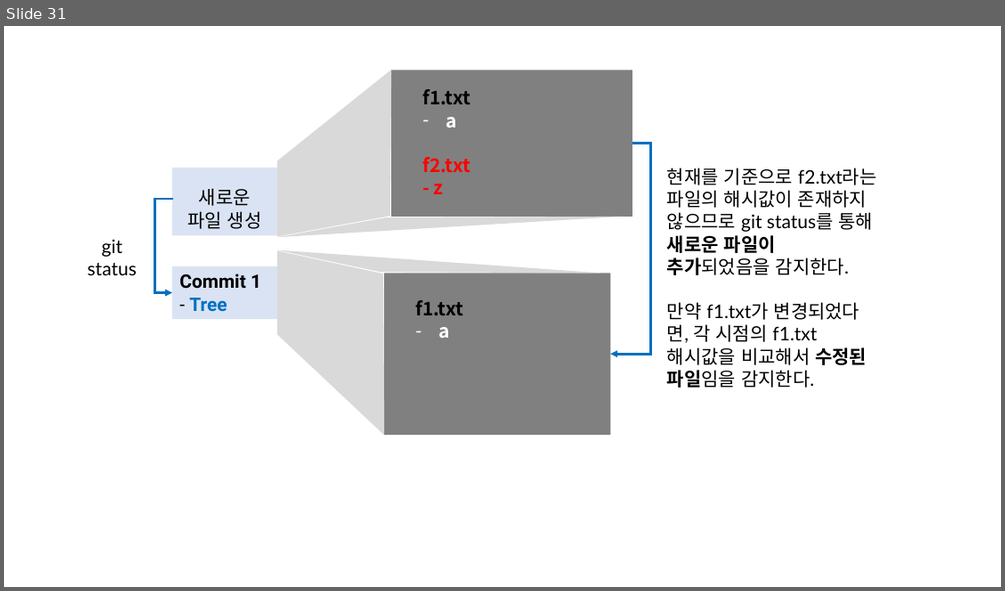
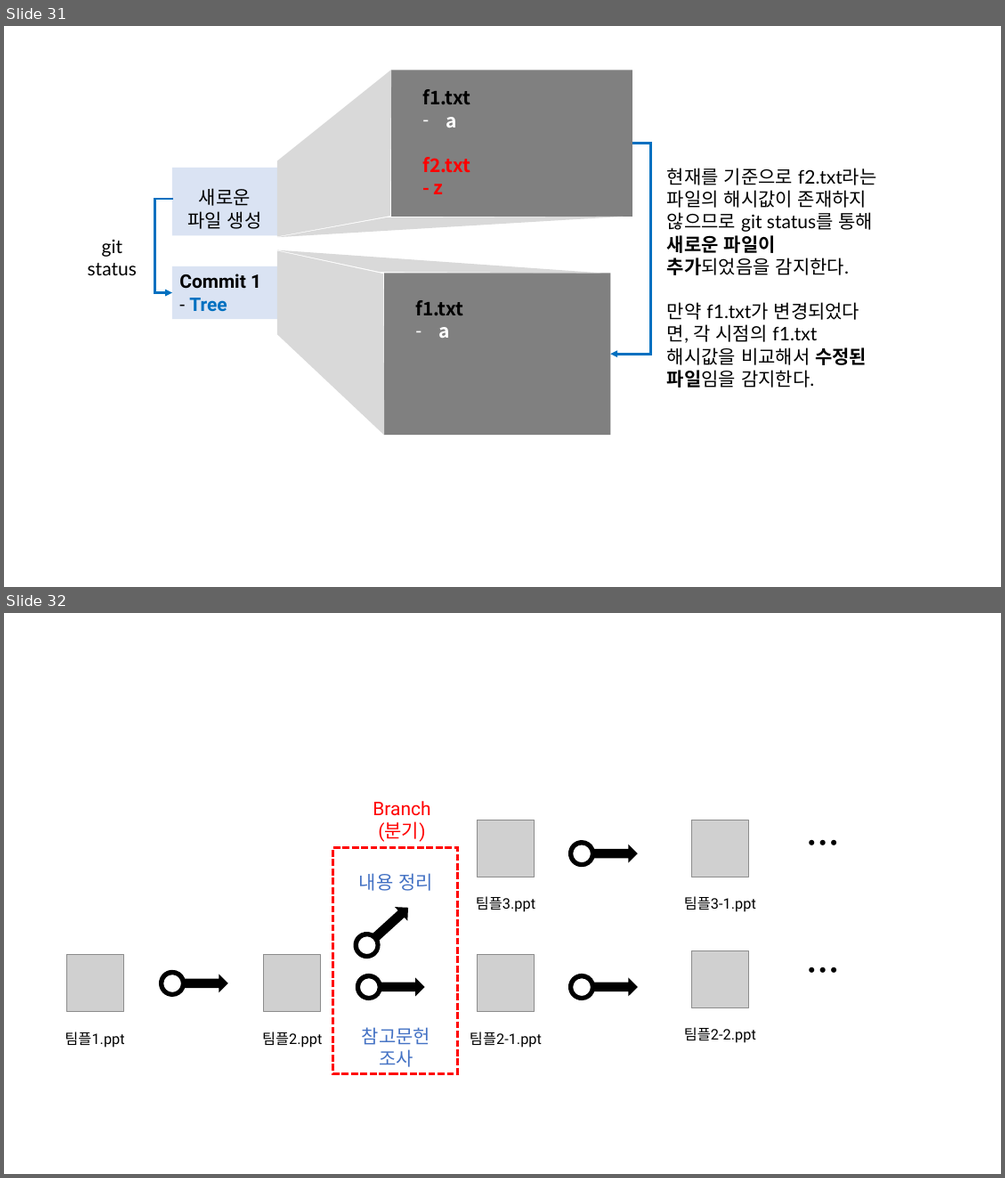
Before and after one commit to Han-Joon-Hyeok/TIL, a slide deck: Git/images/images.pptx. Shown one above the other, each under a label of ours: slide 31 before the commit, slides 31 and 32 after it. The pictures are 1005x591 and 1005x1178 pixels, drawn with LibreOffice and Linux fonts; fonts in the diff are those of the drawing; grey boxes stand for pictures. Boxes give left, top, right and bottom in pixels: in the first picture for what was removed or moved away, otherwise in the second. Text is boxed around its words. In the diff, an @@ line names an element or a change of style, - is before the commit and + after.

Commit message:
Docs : branch 만들기 ~ branch 정보확인 내용 추가

```diff
--- a/Git/images/images.pptx
+++ b/Git/images/images.pptx
@@ slide 32 added at bbox=[4, 613, 1001, 1174], background #FFFFFF @@
@@ text added at bbox=[372, 801, 430, 842], 18 pt, text #FF0000 @@
+Branch
+(분기)
@@ picture added at bbox=[477, 820, 534, 877] @@
@@ picture added at bbox=[691, 820, 748, 877] @@
@@ text added at bbox=[795, 819, 852, 868], 32 pt, text #000000, bold @@
+…
@@ rectangle added at bbox=[333, 848, 457, 1074], outline #FF0000 2.25 pt dashed @@
@@ freeform shape added at bbox=[568, 840, 638, 868], fill #000000 @@
@@ text added at bbox=[359, 873, 433, 891], 18 pt, text #4472C4 @@
+내용 정리
@@ freeform shape added at bbox=[348, 898, 418, 965], fill #000000 @@
@@ text added at bbox=[476, 896, 535, 912], 14 pt, text #000000 @@
+팀플3.ppt
@@ text added at bbox=[684, 896, 756, 912], 14 pt, text #000000 @@
+팀플3-1.ppt
@@ picture added at bbox=[66, 955, 123, 1012] @@
@@ picture added at bbox=[264, 955, 320, 1012] @@
@@ picture added at bbox=[477, 955, 534, 1012] @@
@@ picture added at bbox=[691, 951, 748, 1008] @@
@@ text added at bbox=[795, 946, 852, 994], 32 pt, text #000000, bold @@
+…
@@ freeform shape added at bbox=[159, 970, 228, 997], fill #000000 @@
@@ freeform shape added at bbox=[356, 973, 425, 1000], fill #000000 @@
@@ freeform shape added at bbox=[568, 973, 638, 1000], fill #000000 @@
@@ text added at bbox=[65, 1031, 124, 1047], 14 pt, text #000000 @@
+팀플1.ppt
@@ text added at bbox=[262, 1031, 322, 1047], 14 pt, text #000000 @@
+팀플2.ppt
@@ text added at bbox=[362, 1027, 430, 1067], 18 pt, text #4472C4 @@
+참고문헌 조사
@@ text added at bbox=[469, 1031, 542, 1047], 14 pt, text #000000 @@
+팀플2-1.ppt
@@ text added at bbox=[684, 1027, 756, 1043], 14 pt, text #000000 @@
+팀플2-2.ppt
```
Also in this commit, not shown: 16 other slides added, 18 other files.
